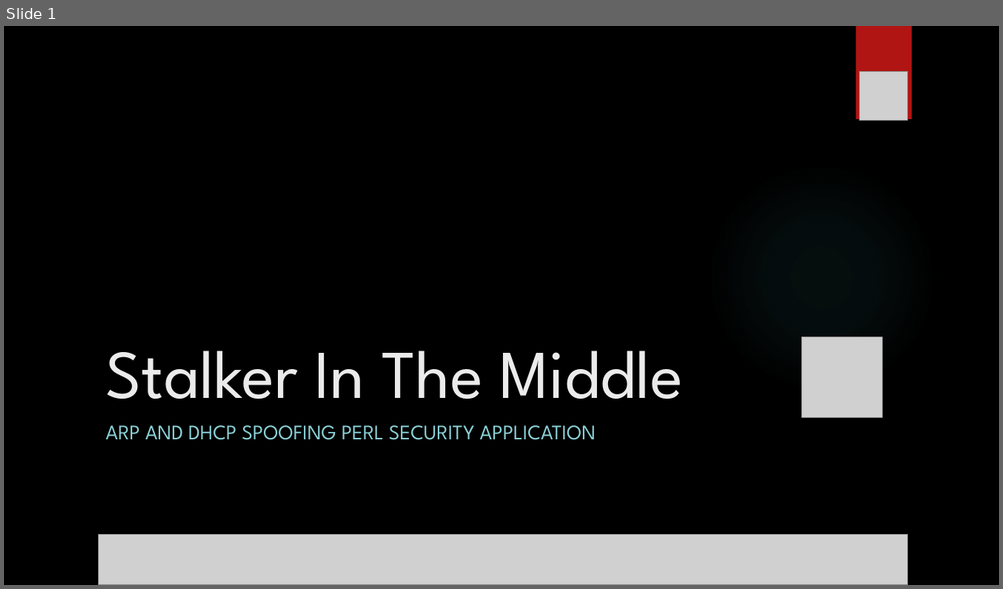
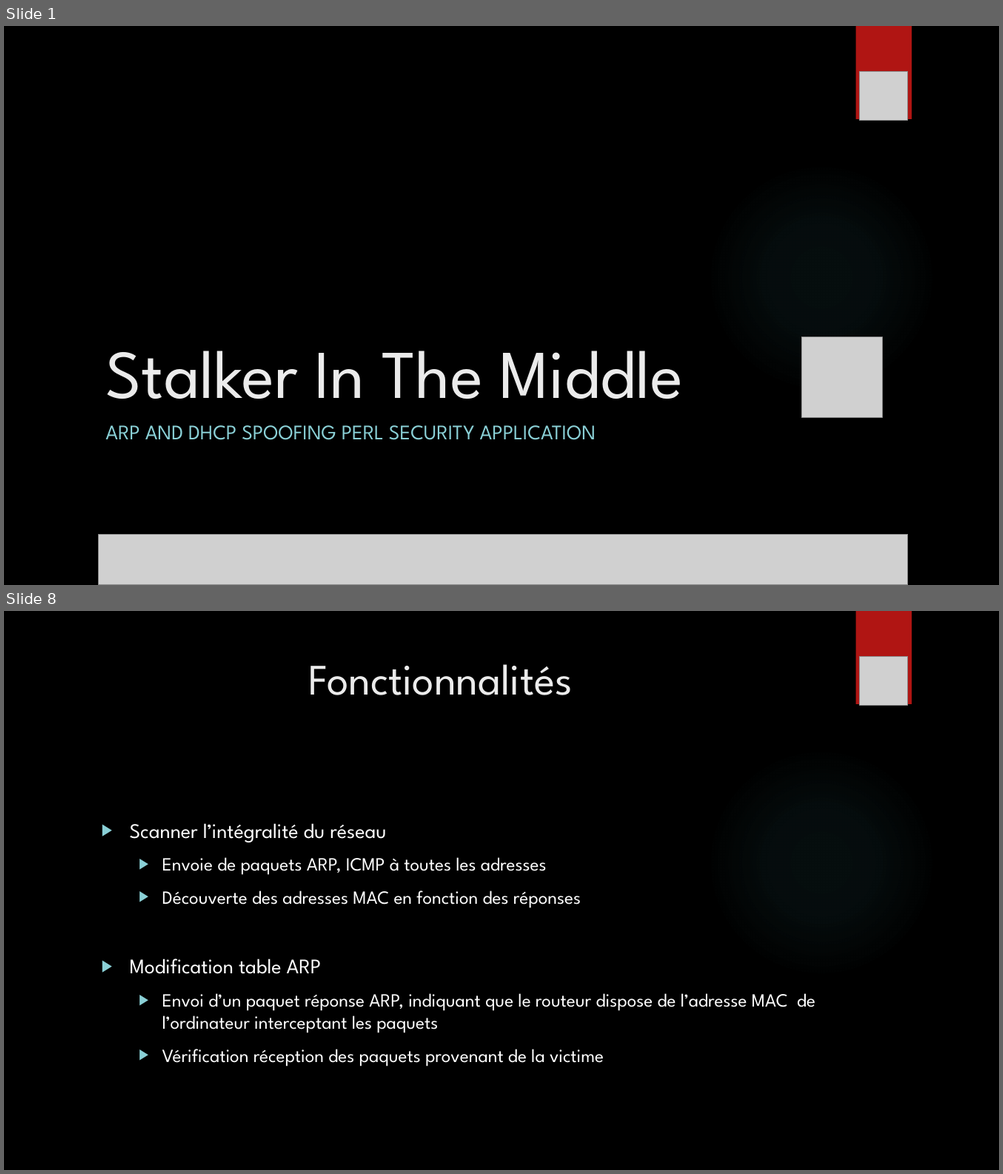
Before and after one commit to Inpeel/SITM, a slide deck: Avant-Projet/Stalker In The Middle.pptx. Shown one above the other, each under a label of ours: slide 1 before the commit, slides 1 and 8 after it; the slides between them are not shown. The pictures are 1003x589 and 1003x1174 pixels, drawn with LibreOffice and Linux fonts; fonts in the diff are those of the drawing; grey boxes stand for pictures; background and template pictures are left out. Boxes give left, top, right and bottom in pixels: in the first picture for what was removed or moved away, otherwise in the second. Text is boxed around its words. In the diff, an @@ line names an element or a change of style, - is before the commit and + after.

```diff
--- a/Avant-Projet/Stalker In The Middle.pptx
+++ b/Avant-Projet/Stalker In The Middle.pptx
@@ slide 8 added at bbox=[4, 611, 999, 1170], background picture (left out); not listed: 2 template elements that a slide beside it also shows @@
@@ title added at bbox=[308, 664, 572, 695], 42 pt, text #EBEBEB @@
+Fonctionnalités
@@ picture added at bbox=[859, 657, 908, 705] @@
@@ text added at bbox=[130, 823, 815, 1067], 18 pt, text #FFFFFF @@
+▶ Scanner l’intégralité du réseau
+  ▶ Envoie de paquets ARP, ICMP à toutes les adresses
+  ▶ Découverte des adresses MAC en fonction des réponses
+▶ Modification table ARP
+  ▶ Envoi d’un paquet réponse ARP, indiquant que le routeur dispose de l’adresse MAC de l’ordinateur interceptant les paquets
+  ▶ Vérification réception des paquets provenant de la victime
```
Also in this commit, not shown: 3 slides changed, 14 other slides added, 5 slides removed, 1 other file.
